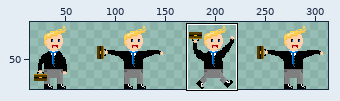
A sprite sheet gets an edit: Content/Images/SpriteSheets/Peeps/B_Man_In_Air.png. The picture above shows the old version from afar; the outline marks the close-up.
Close-up. First the earlier version:
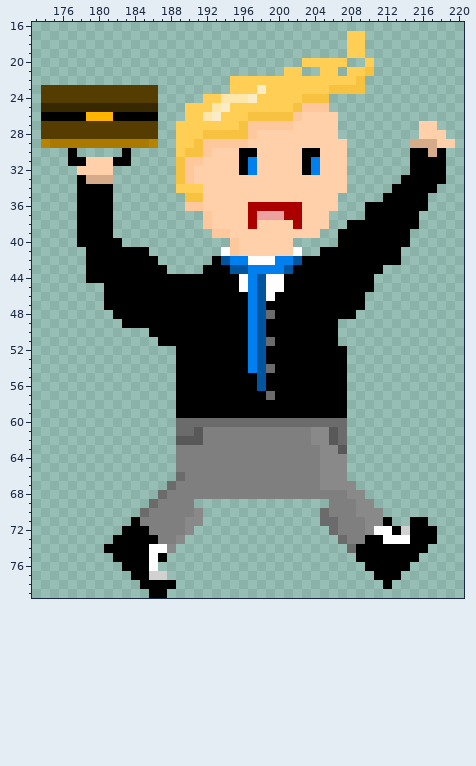
The file is 320x80 pixels. Shown: x 173..220, y 16..79. The wide view leaves out empty margins. The commit also changed other parts of the picture, which this record leaves out.
Once edited:
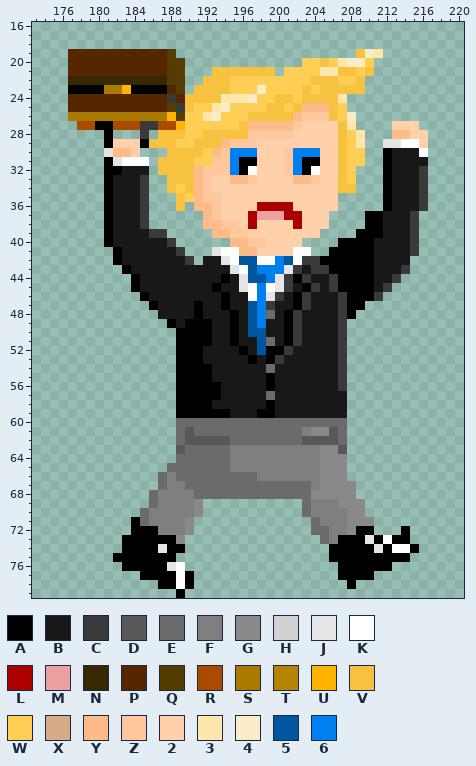
Palette (. is transparent): A #000000  B #181818  C #3a3a3a  D #585858  E #6b6b6b  F #7f7f7f  G #898989  H #d1d1d1  J #e5e5e5  K #ffffff  L #aa0001  M #eca0a0  N #382800  P #552600  Q #553c00  R #aa4b00  S #aa7900  T #b78303  U #ffb500  V #f7c23f  W #ffce55  X #d5ab89  Y #ffbb87  Z #ffc89c  2 #ffd0aa  3 #ffe6aa  4 #fbecc8  5 #00559f  6 #0080ee
Change:
Changed rows in their new state; - is an unchanged pixel.
first column x 174:
17 ----------------------------------..----------
18 ----------------------------------..----------
19 ---PPPPPPPPPPPQ-------------------.V43--------
20 ---PPPPPPPPPPPQQ---------------V-344----------
21 ---PPPPPPPPPPPQQ---VVVVVVV---WW33VV-----------
22 ---NNNNNNNNNNNQQ--VVV---------VVV-------------
23 ...AAAASSUAAAAPQ-VVVV--------V-V--------------
24 ...PPPPPPPPPPPCPVVVV------VV----V3------------
25 ...PPPPPPPPPPPQCV--------VV--YYYVW------------
26 ...SSSSSSSSSSSUQ------------YZZZVW4-----------
27 ....RRAARRRCCRRU-------YYYYYZ----V3----222..--
28 .......A...C.VVV--------ZZZZ-----VW3---YY2-..-
29 .......A222AVVV---VVY--Z---------VW3--JJKK2...
30 ---.---JYY2---VV--WYZ666---Z666--VWW--ABBBK..-
31 ---....AJKKK-VV-VWWZZ6-A---Z6-A--VWW--ABBBB..-
32 ----...AABBB-VV-VYZZZ6-K---Z6-K--VW---ABBBC..-
33 ----...ABBBC--V-VYZ--YYZ----YYZ--VW---ABBBC..-
34 ----...-BBBC--V-VYZ--------------VV---ABBBC.--
35 ----...-BBBC---VWYZZ-------------------BBBC---
36 ----...-BBBC---V.YYZ---2----2-------..-BBBC---
37 ----...-BBBC------YZ------------------BBBC----
38 ----...-BBBC------YYZZ------------..--BBBC----
39 ----...-BBBBCC-----YYZZ----------..---BBBC----
40 ----...-BBBBBBC------YYZZ---2--------BBBBC----
41 -----...-BBBBBBC---J-KYY-----K-.-----BBBBC----
42 -----...-BBBBBBBC-BBJK55---5KCC------BBBB-----
43 -----....-BBBBBBBBBBBJK5---JCBCC-----BBBC-----
44 -----.....-BBBBBBBBB-BJ5-6JC-CBBC----BBC------
45 -------...-BBBBBBBB-BBJK6-JCB-CBC----BC-------
46 -------....-BBBBBBBB-BBK6JCB-CBBBC--AC--------
47 -------.....-BBBB-BB-BB56CBB-CBBBC------------
48 --------.....BBBB-BBB-B56-B-CBBBBC------------
49 ---------.....-B---BB-B56BB-CBBBBC------------
50 ------------...----BB-B5-BB-CBBBBC------------
51 -------------..----BB-BB--B-CBBBBC------------
52 ------------------BBBB-B---CBBBBBC------------
53 ------------------BBBBBAB-CBBBBBBC------------
54 -------------------BBBBBB-BBBBBBBC------------
55 -------------------BBBBBB-BBBBBBBC------------
56 --------------------BBBBB-BBBBBBBC------------
57 --------------------BBBBB-BBBBBBBB------------
58 -------------------BBBBBB-BBBBBBBB------------
59 ---------------------BBB--BBBBBBBB------------
61 ----------------DEEEEEEEEEEEE-----------------
62 ---------------E--DDDEEEEEEEEDDD--------------
63 ---------------DEEEEE-------------------------
64 ---------------EEEEEE-------------------------
65 --------------EEEEEEE-------------------------
66 -------------EF-EEEEEEEE----------------------
67 -------------EF-EEEEEEEEEEEEEE----------------
68 ------------EF---EEEEEEEEEEEEEGGGG-.----------
69 -----------------G-----------EFF-GG-.---------
70 -----------------------------EFF--G-..--------
71 -----------E-----.------------EFF-GG-..--..---
72 ---------.--A-----------------EEF-GAA...A...--
73 --------.----AA----------------EFAAAJ--AA...--
74 -------..---AJAA----------------AAA--J-KK-.---
75 ------------A-A-----------------AAA------.----
76 ------------AAJK-----------------AAA---..-----
77 ----------.-AAAKA----------------AAAA...------
78 -----------..--KA-----------------A---.-------
79 ------------..-A------------------------------
Pixel boxes of the changes (left, top, right, bottom) in both close-ups:
changed: (41, 31, 455, 598)
